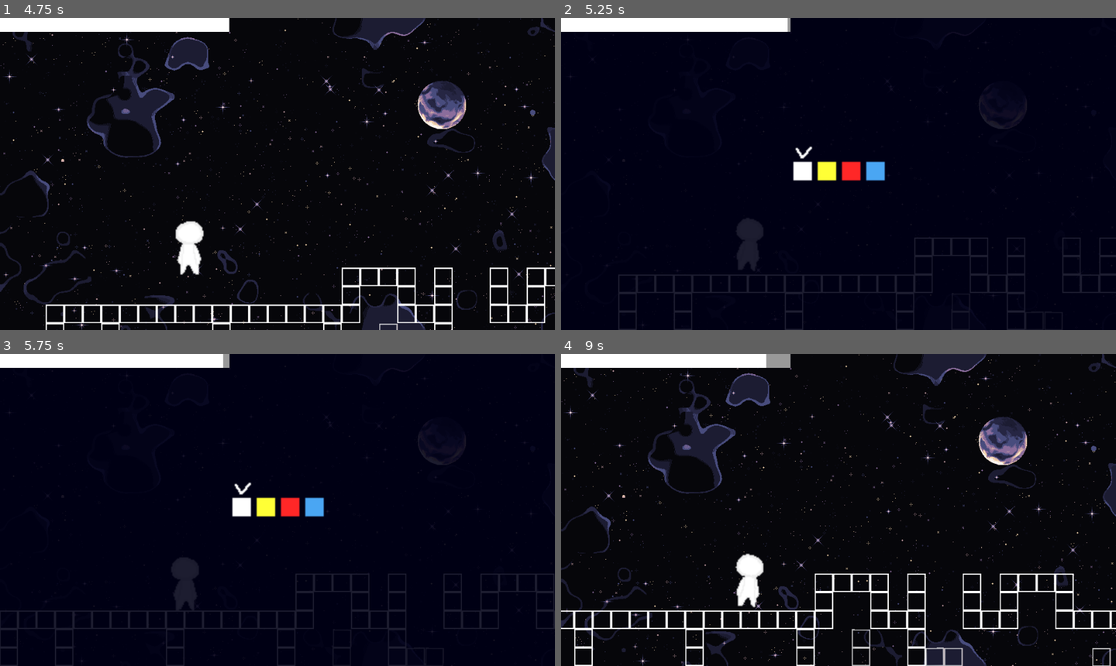
Above: before the commit, frames 1-4 (two rows, left to right).
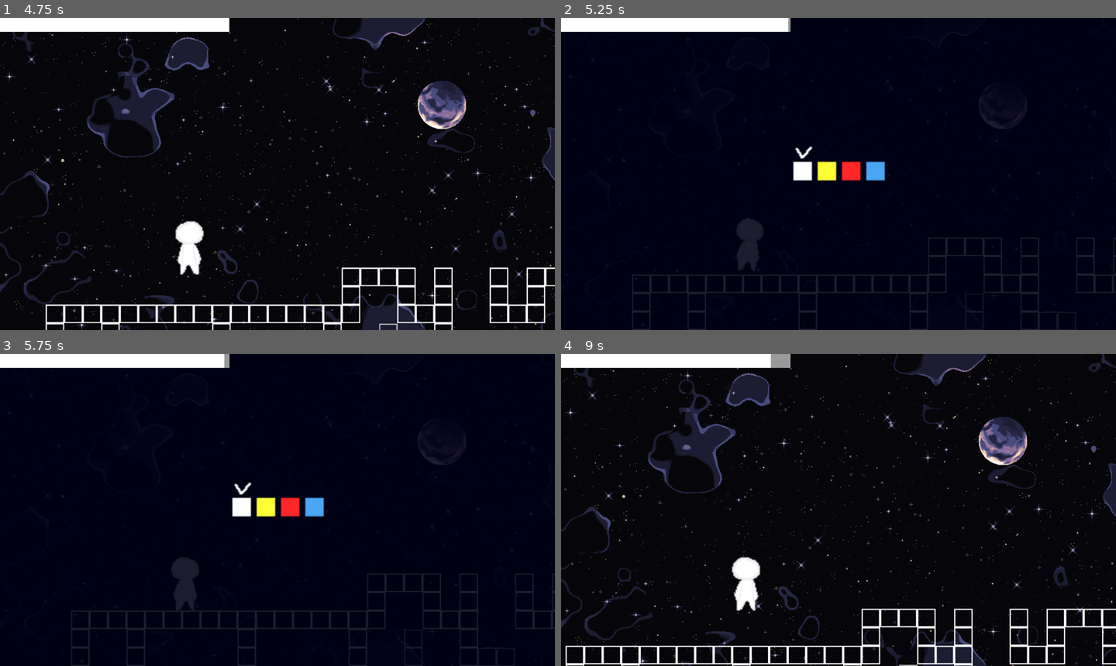
Above: after the commit, the same moments.

Repository: jteo0/chromatomato
Game: Godot game, scene res://scene/Level2.tscn
The game is run twice, just before and just after one commit, with the same random seed, the same clock (stepped at 60 frames per second) and the same inputs. This scene is started directly instead of the project's main scene.
Inputs (mouse positions are in pixels of both pictures, inside the frame that each line leads up to):
- Up to frame 1 (4.75 s): move the mouse to (399, 158) at 0.52 s; hold D (move_right) 0.53-2.03 s; tap E (transform) at 0.6, 1.55, 2.1, 2.85, 3.8, 4.35 s; tap Space (jump) at 0.77, 1.52, 3.02, 3.77, 4.52 s; move the mouse to (166, 189) at 1.27 s; click (166, 189) at 1.35 s; move the mouse to (333, 105) at 2.02 s; hold A (move_left) 2.03-2.78 s; move the mouse to (249, 236) at 2.77 s; hold D (move_right) 2.78-4.28 s; move the mouse to (444, 220) at 3.52 s; click (444, 220) at 3.6 s; move the mouse to (111, 127) at 4.27 s; hold A (move_left) from 4.28 s (still down)
- Up to frame 2 (5.25 s): move the mouse to (866, 174) at 5.02 s; release A (move_left) at 5.03 s; hold D (move_right) from 5.03 s (still down); tap E (transform) at 5.1 s
- Up to frame 3 (5.75 s): keep holding D (move_right)
- Up to frame 4 (9 s): move the mouse to (755, 432) at 5.77 s; release D (move_right) at 5.78 s; hold A (move_left) 5.78-7.28 s; click (755, 432) at 5.85 s; tap Space (jump) at 6.02, 6.77, 7.52 s; tap E (transform) at 6.05, 6.6, 7.35, 8.3, 8.85 s; move the mouse to (960, 494) at 6.52 s; move the mouse to (727, 525) at 7.27 s; hold D (move_right) from 7.28 s (still down); move the mouse to (894, 441) at 8.02 s; click (894, 441) at 8.1 s; move the mouse to (810, 572) at 8.77 s

Frame 1 is identical in both runs. In frame 2, 1.7% of the frame differs, in the area x 10-100%, y 0-100%; in frame 3, 2.2%; in frame 4, 5.7%, in the area x 0-100%, y 0-100%.

Commit message:
looks better

Diff:
--- a/SignalBus.gd
+++ b/SignalBus.gd
@@ -12,6 +12,8 @@
 signal play_sound(to_play)
 signal is_paused()
 signal unpause()
+signal is_paused_trans()
+signal unpause_trans()
 signal level_start()
 signal show_hint()
 signal show_hint_button()
--- a/scene/HintButton.tscn
+++ b/scene/HintButton.tscn
@@ -1,6 +1,11 @@
-[gd_scene load_steps=2 format=3 uid="uid://bq06us4gi00ce"]
+[gd_scene load_steps=5 format=3 uid="uid://bq06us4gi00ce"]
 
 [ext_resource type="Script" path="res://scripts/HintButton.gd" id="1_6h5c3"]
+[ext_resource type="FontFile" uid="uid://c2iirk14s2bs3" path="res://assets/fonts/WINKLE-REGULAR.OTF" id="2_3erag"]
+
+[sub_resource type="StyleBoxEmpty" id="StyleBoxEmpty_o4p2e"]
+
+[sub_resource type="StyleBoxEmpty" id="StyleBoxEmpty_cqc6k"]
 
 [node name="HintButton" type="Control"]
 z_index = 5
@@ -16,7 +21,10 @@
 layout_mode = 1
 offset_right = 49.0
 offset_bottom = 31.0
+theme_override_fonts/font = ExtResource("2_3erag")
 theme_override_font_sizes/font_size = 24
+theme_override_styles/focus = SubResource("StyleBoxEmpty_o4p2e")
+theme_override_styles/pressed = SubResource("StyleBoxEmpty_cqc6k")
 text = "Hint?"
 
 [connection signal="pressed" from="Button" to="." method="_on_button_pressed"]
--- a/scene/Level1.tscn
+++ b/scene/Level1.tscn
@@ -38,7 +38,7 @@
 z_as_relative = false
 position = Vector2(-171, 449)
 scale = Vector2(2, 2)
-health = 1500
+health = 3000
 freeze_cost = 3
 break_cost = 5
 charge_cost = 3
--- a/scene/Level2.tscn
+++ b/scene/Level2.tscn
@@ -31,7 +31,7 @@
 z_as_relative = false
 position = Vector2(-46, 449)
 scale = Vector2(2, 2)
-health = 4000
+health = 5000
 freeze_cost = 3
 break_cost = 5
 charge_cost = 3
--- a/scene/Level3.tscn
+++ b/scene/Level3.tscn
@@ -34,7 +34,7 @@
 z_as_relative = false
 position = Vector2(-298, 449)
 scale = Vector2(2, 2)
-health = 6000
+health = 7000
 freeze_cost = 3
 break_cost = 5
 charge_cost = 3
--- a/scripts/Dead.gd
+++ b/scripts/Dead.gd
@@ -32,7 +32,6 @@
 
 func _on_dead():
 	SignalBus.respawn_count += 1
-	print(SignalBus.respawn_count)
 	deadtext.text = "DEAD"
 
 	var tween = create_tween()
--- a/scripts/Healthbar.gd
+++ b/scripts/Healthbar.gd
@@ -32,7 +32,6 @@
 	else:
 		env_damage = 1
 	countdown(env_damage)
-	print(health)
 
 func _set_health(new_health):
 	var prev_health = health
--- a/scripts/Player.gd
+++ b/scripts/Player.gd
@@ -44,6 +44,8 @@
 	SignalBus.dead.connect(_pause)
 	SignalBus.is_paused.connect(_pause)
 	SignalBus.unpause.connect(_resume)
+	SignalBus.is_paused_trans.connect(_pause)
+	SignalBus.unpause_trans.connect(_resume)
 	await healthbar.ready
 	healthbar.init_health(health)
 
--- a/scripts/TomatoIndicator.gd
+++ b/scripts/TomatoIndicator.gd
@@ -17,7 +17,7 @@
 func _process(delta: float) -> void:
 	if target_pos == Vector2.ZERO: return
 
-	var target_screen_pos = (target_pos - _get_camera_rect().position * camera_zoom)
+	var target_screen_pos = (target_pos -  anchor.global_position * camera_zoom)
 
 	if _target_on_screen():
 		global_position = target_pos
@@ -30,7 +30,7 @@
 	set_process(true)
 
 func _get_camera_rect():
-	var pos = get_viewport().get_camera_2d().get_screen_center_position()
+	var pos = anchor.global_position
 	var screensize = get_viewport_rect().size / camera_zoom
 
 	return Rect2(pos - screensize/2, screensize)
@@ -55,7 +55,7 @@
 	global_position = target_position
 
 func _rotate_to_target():
-	var current_position = get_viewport().get_camera_2d().get_screen_center_position()
+	var current_position = anchor.global_position
 	var direction = (target_pos - current_position).normalized()
 
 	rotation = direction.angle()
--- a/scripts/TransformationScene.gd
+++ b/scripts/TransformationScene.gd
@@ -39,9 +39,11 @@
 		if !SignalBus.in_transform:
 			SignalBus.hp_down.emit(transform_cost)
 			SignalBus.play_sound.emit("transform_start.mp3")
+			SignalBus.is_paused_trans.emit()
 			transformation_start()
 		else:
 			SignalBus.play_sound.emit("transform_finish.ogg")
+			SignalBus.unpause_trans.emit()
 			transformation_end()
 
 func transformation_start():
Binary file added: assets/UI/arrow_1.png
Not shown, added: assets/UI/arrow_1.png.import
Binary file added: assets/UI/arrow_2.png
Not shown, added: assets/UI/arrow_2.png.import
